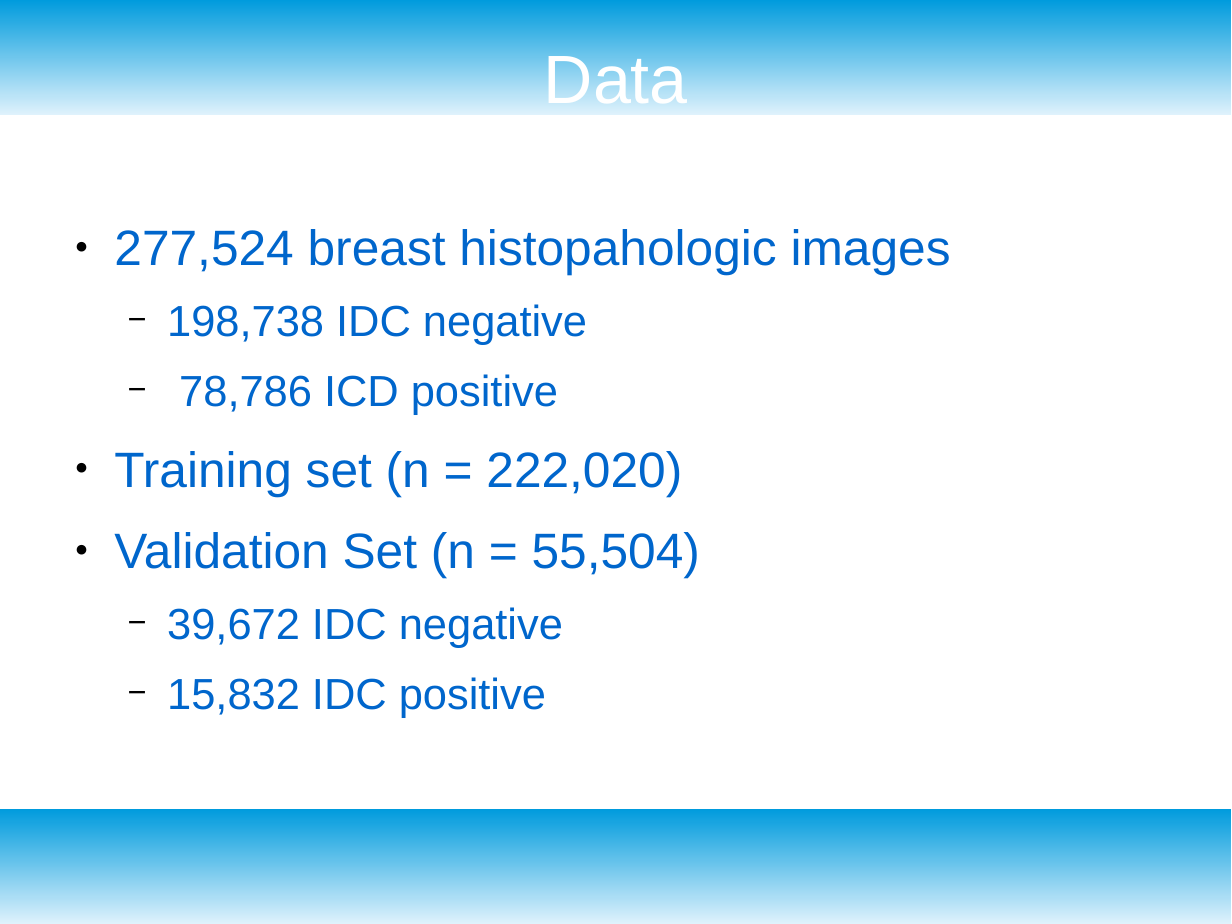
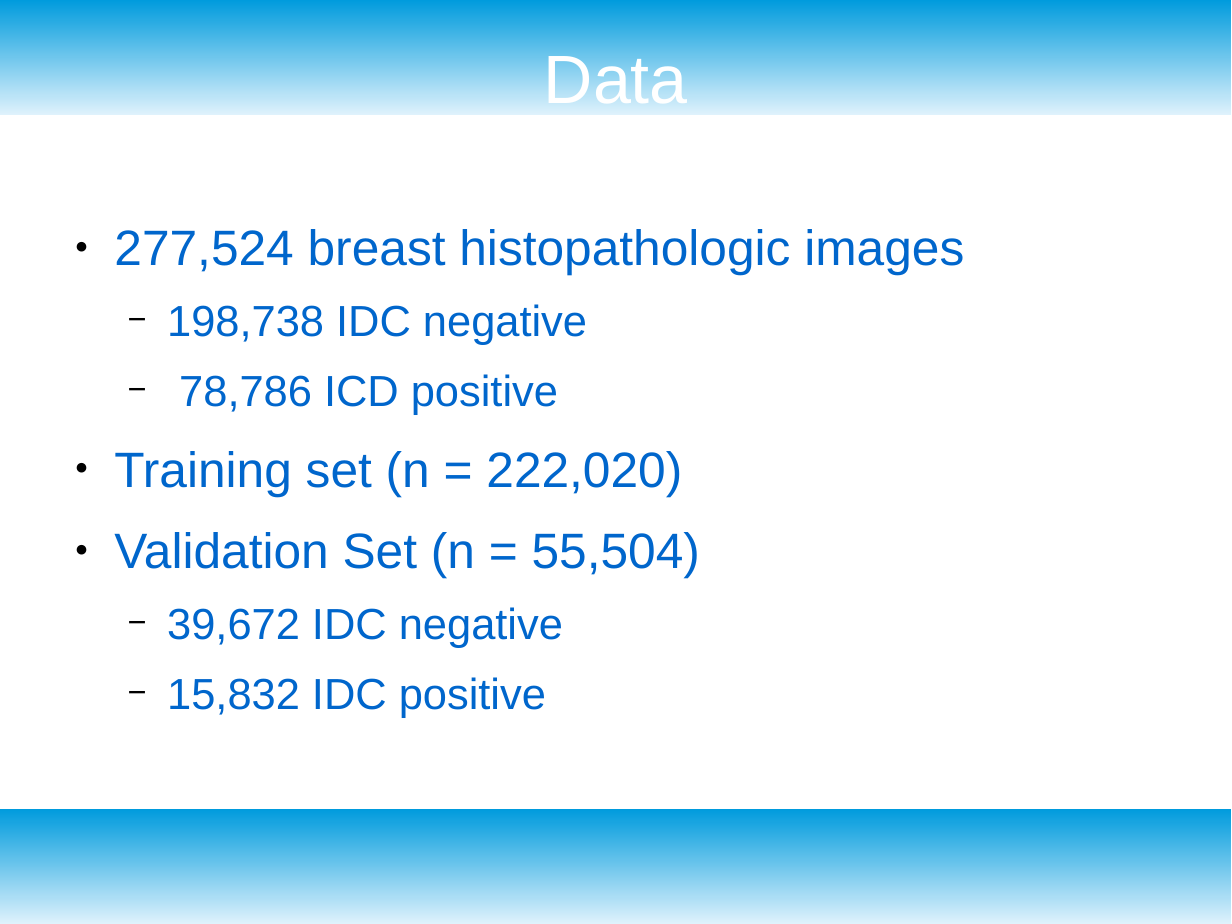
Before and after one commit to Shredder42/breast_cancer_histopathology, a slide deck: slide 3 of presentation.odp. Drawn at 1232x924 pixels with LibreOffice and Linux fonts; fonts in the diff are those of the drawing. Boxes give left, top, right and bottom in pixels: in the first picture for what was removed or moved away, otherwise in the second. Text is boxed around its words. In the diff, an @@ line names an element or a change of style, - is before the commit and + after.

Commit message:
images

```diff
--- a/presentation.odp
+++ b/presentation.odp
@@ text at (114, 229, 964, 275): text changed @@
-● 277,524 breast histopahologic images
+● 277,524 breast histopathologic images
```
Also in this commit, not shown: 3 other slides changed, 4 other files.
